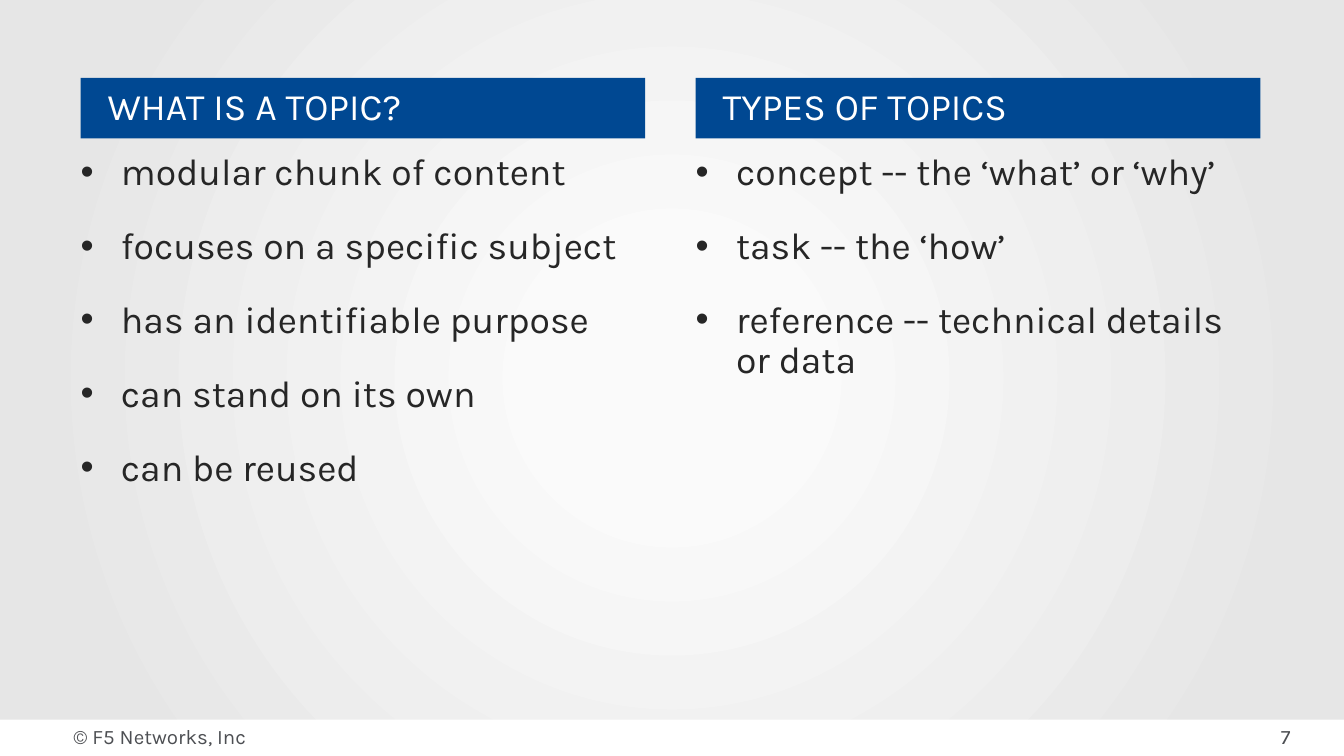
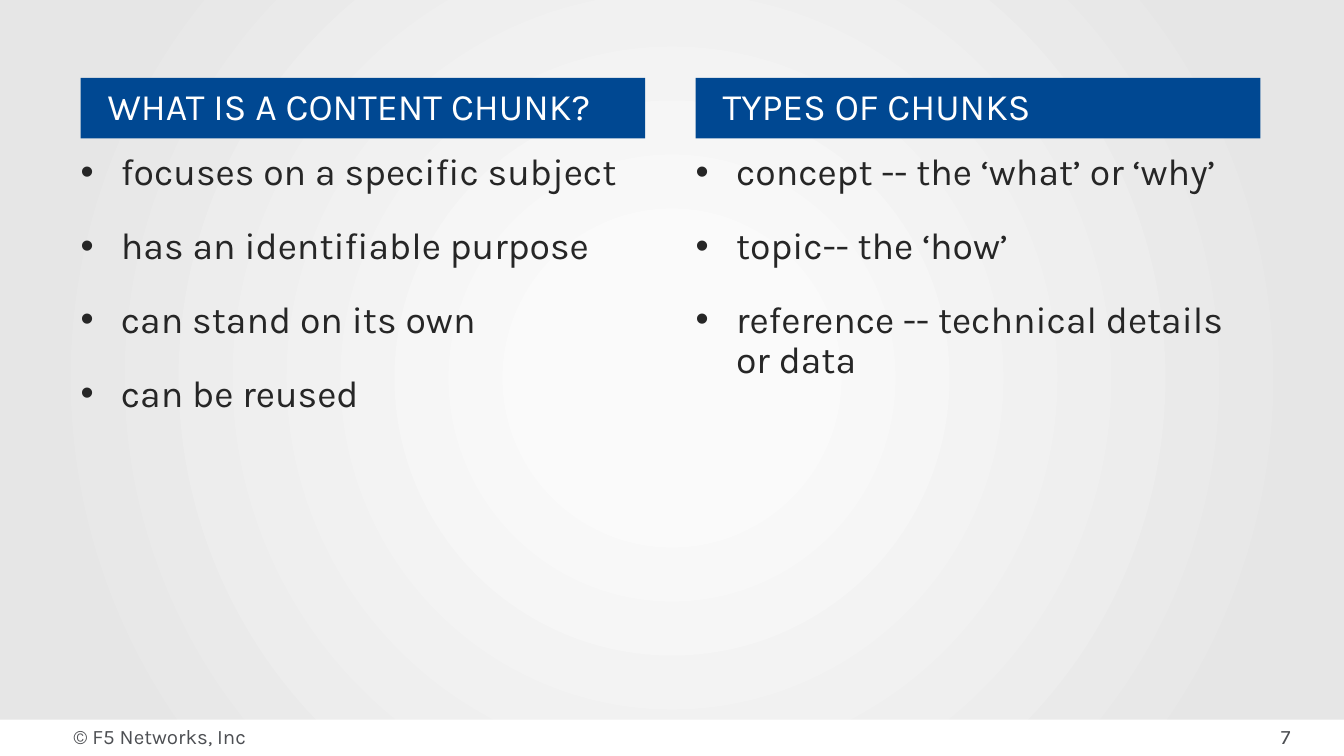
Before and after one commit to szakeri/f5-docs-training, a slide deck: slide 7 of f5-opensource-docs-training.pptx. Drawn at 1344x756 pixels with LibreOffice and Linux fonts; fonts in the diff are those of the drawing. Boxes give left, top, right and bottom in pixels: in the first picture for what was removed or moved away, otherwise in the second. Text is boxed around its words. In the diff, an @@ line names an element or a change of style, - is before the commit and + after.

Commit message:
-WIP: add training instructions change 'task' to 'topic' update training slides update README update training instructions

```diff
--- a/f5-opensource-docs-training.pptx
+++ b/f5-opensource-docs-training.pptx
@@ text at (x1=108, y1=96, x2=590, y2=121): text changed @@
-WHAT IS A TOPIC?
+WHAT IS A CONTENT CHUNK?
@@ text at (x1=723, y1=96, x2=1030, y2=121): text changed @@
-TYPES OF TOPICS
+TYPES OF CHUNKS
@@ text at (x1=121, y1=159, x2=565, y2=186): paragraph removed @@
-• modular chunk of content
@@ text at (x1=736, y1=233, x2=1008, y2=268): text changed @@
-• task -- the ‘how’
+• topic-- the ‘how’
```
Also in this commit, not shown: 1 other slide changed, 1 slide added, 5 other files.
